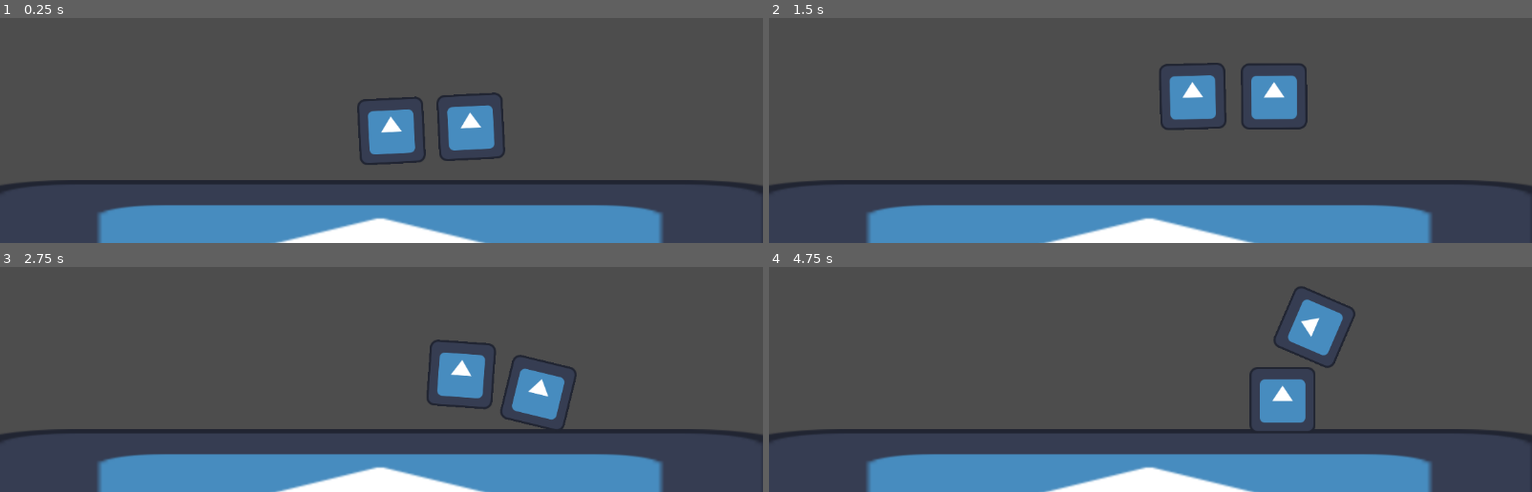
Above: before the commit, frames 1-4 (two rows, left to right).
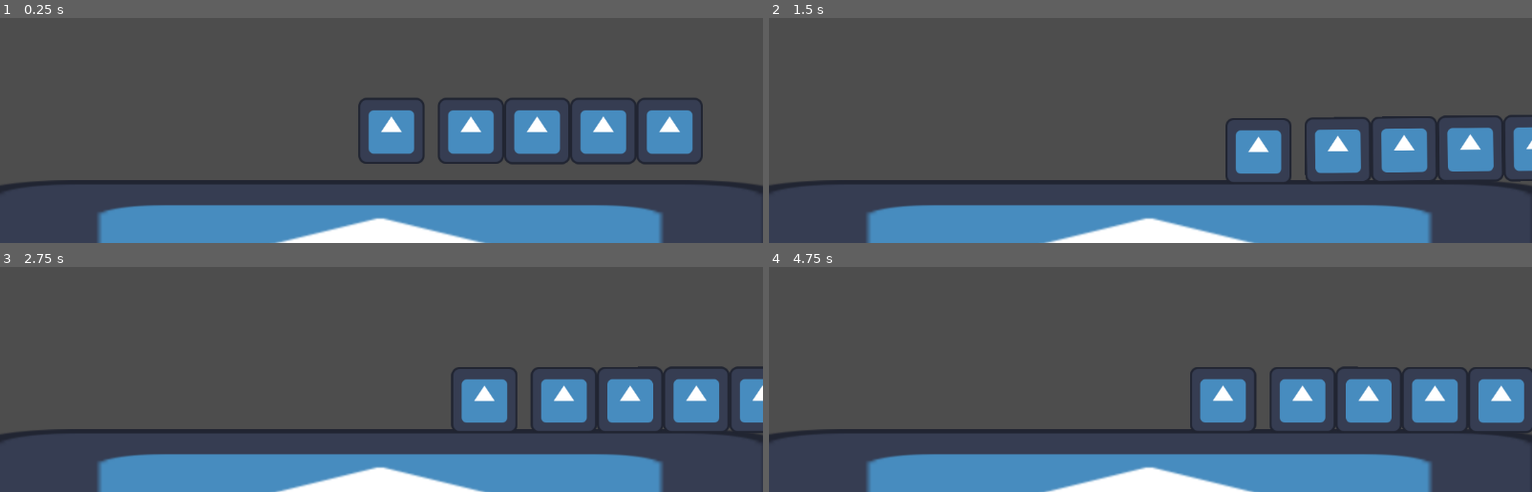
Above: after the commit, the same moments.

Repository: jkkivenko/james-gam-249
Game: Godot game, scene res://Scenes/jamess.tscn
The game is run twice, just before and just after one commit, with the same random seed, the same clock (stepped at 60 frames per second) and the same inputs. This scene is started directly instead of the project's main scene. The engine's default icon, where the game draws it, is replaced by a stand-in: a white triangle on a blue panel in a dark square.
Inputs:
- Up to frame 1 (0.25 s): no input
- Up to frame 2 (1.5 s): hold D (Move Right) 0.53-1.28 s; hold Right (Swing Clockwise) 0.53-1.28 s; tap Left (Swing Counterclockwise) at 0.8, 1.35 s; hold A (Move Left) from 1.28 s (still down)
- Up to frame 3 (2.75 s): tap Right (Swing Clockwise) at 1.55 s; release A (Move Left) at 2.03 s; hold D (Move Right) from 2.03 s (still down); hold Right (Swing Clockwise) from 2.03 s (still down); tap Left (Swing Counterclockwise) at 2.3 s
- Up to frame 4 (4.75 s): release Right (Swing Clockwise) at 2.78 s; tap Left (Swing Counterclockwise) at 2.85, 3.8, 4.35 s; tap Right (Swing Clockwise) at 3.05, 4.55 s; release D (Move Right) at 3.53 s; hold Right (Swing Clockwise) 3.53-4.28 s; hold A (Move Left) from 3.53 s (still down)

The runs differ from the first frame. In frame 1, 5.7% of the frame differs, in the area x 46-93%, y 33-66%; in frame 2, 9.5%, in the area x 51-100%, y 19-73%; in frame 3, 8.0%; in frame 4, 8.8%.

Commit message:
Add the ability to build your hammer

Diff:
--- /dev/null
+++ b/Scenes/block.tscn
@@ -0,0 +1,15 @@
+[gd_scene load_steps=4 format=3 uid="uid://dafcgwkvmg08y"]
+
+[ext_resource type="Script" uid="uid://cl1xu3it2xahs" path="res://Scripts/block.gd" id="1_ejx3s"]
+[ext_resource type="Texture2D" uid="uid://vsh53w0kddj4" path="res://icon.svg" id="2_8o1l4"]
+
+[sub_resource type="RectangleShape2D" id="RectangleShape2D_fsd7l"]
+size = Vector2(100, 100)
+
+[node name="Block" type="CollisionShape2D"]
+shape = SubResource("RectangleShape2D_fsd7l")
+script = ExtResource("1_ejx3s")
+
+[node name="Sprite2D" type="Sprite2D" parent="."]
+scale = Vector2(0.784, 0.784)
+texture = ExtResource("2_8o1l4")
--- /dev/null
+++ b/Scenes/component_entity.tscn
@@ -0,0 +1,6 @@
+[gd_scene load_steps=2 format=3 uid="uid://dfdxiw70602xd"]
+
+[ext_resource type="Script" uid="uid://ci0sy3jjqsvv1" path="res://Scripts/component_entity.gd" id="1_ottmd"]
+
+[node name="BlockEntity" type="RigidBody2D"]
+script = ExtResource("1_ottmd")
--- /dev/null
+++ b/Scenes/hammer.tscn
@@ -0,0 +1,42 @@
+[gd_scene load_steps=8 format=3 uid="uid://b81b7gfiot1ei"]
+
+[ext_resource type="Script" uid="uid://b8jlnpiwhkovb" path="res://Scripts/weapon_pivot.gd" id="1_010gp"]
+[ext_resource type="Texture2D" uid="uid://vsh53w0kddj4" path="res://icon.svg" id="2_l8gpf"]
+[ext_resource type="PackedScene" uid="uid://dafcgwkvmg08y" path="res://Scenes/block.tscn" id="2_nvmri"]
+[ext_resource type="Script" uid="uid://cl1xu3it2xahs" path="res://Scripts/block.gd" id="4_ry3hk"]
+
+[sub_resource type="PhysicsMaterial" id="PhysicsMaterial_itlcx"]
+friction = 0.1
+
+[sub_resource type="RectangleShape2D" id="RectangleShape2D_mb55d"]
+size = Vector2(100, 100)
+
+[sub_resource type="RectangleShape2D" id="RectangleShape2D_fsd7l"]
+size = Vector2(100, 100)
+
+[node name="Weapon" type="RigidBody2D"]
+mass = 2.1
+physics_material_override = SubResource("PhysicsMaterial_itlcx")
+script = ExtResource("1_010gp")
+components = Dictionary[Vector2i, PackedScene]({
+Vector2i(0, 0): ExtResource("2_nvmri"),
+Vector2i(1, 0): ExtResource("2_nvmri")
+})
+
+[node name="Hilt" type="CollisionShape2D" parent="."]
+position = Vector2(120, 0)
+shape = SubResource("RectangleShape2D_mb55d")
+
+[node name="HiltSprite" type="Sprite2D" parent="Hilt"]
+scale = Vector2(0.7813, 0.7813)
+texture = ExtResource("2_l8gpf")
+
+[node name="Block3" type="CollisionShape2D" parent="." instance=ExtResource("2_nvmri")]
+position = Vector2(220, 0)
+shape = SubResource("RectangleShape2D_fsd7l")
+script = ExtResource("4_ry3hk")
+
+[node name="Block4" type="CollisionShape2D" parent="." instance=ExtResource("2_nvmri")]
+position = Vector2(320, 0)
+shape = SubResource("RectangleShape2D_fsd7l")
+script = ExtResource("4_ry3hk")
--- a/Scenes/jamess.tscn
+++ b/Scenes/jamess.tscn
@@ -1,18 +1,14 @@
 [gd_scene load_steps=7 format=3 uid="uid://cr0vks3weya76"]
 
 [ext_resource type="Texture2D" uid="uid://vsh53w0kddj4" path="res://icon.svg" id="1_llrt7"]
-[ext_resource type="Script" uid="uid://b8jlnpiwhkovb" path="res://Scripts/weapon_pivot.gd" id="2_f8181"]
+[ext_resource type="Script" uid="uid://dvy0hwhhqi1oy" path="res://player_controller.gd" id="2_f8181"]
+[ext_resource type="PackedScene" uid="uid://b81b7gfiot1ei" path="res://Scenes/hammer.tscn" id="2_llrt7"]
+[ext_resource type="PackedScene" uid="uid://dafcgwkvmg08y" path="res://Scenes/block.tscn" id="4_fe7jn"]
 
 [sub_resource type="RectangleShape2D" id="RectangleShape2D_oy16b"]
 size = Vector2(1234, 191)
 
 [sub_resource type="RectangleShape2D" id="RectangleShape2D_x8gtn"]
-size = Vector2(100, 100)
-
-[sub_resource type="PhysicsMaterial" id="PhysicsMaterial_itlcx"]
-friction = 0.1
-
-[sub_resource type="RectangleShape2D" id="RectangleShape2D_mb55d"]
 size = Vector2(100, 100)
 
 [node name="Jamesscene" type="Node2D"]
@@ -29,7 +25,10 @@
 
 [node name="Player" type="RigidBody2D" parent="."]
 position = Vector2(591, 450)
-rotation = -0.051317
+lock_rotation = true
+script = ExtResource("2_f8181")
+movement_force_magnitude = 3000.0
+bonus_friction_force_magnitude = 1000.0
 
 [node name="CollisionShape2D" type="CollisionShape2D" parent="Player"]
 shape = SubResource("RectangleShape2D_x8gtn")
@@ -42,16 +41,10 @@
 node_a = NodePath("..")
 node_b = NodePath("../Weapon")
 
-[node name="Weapon" type="RigidBody2D" parent="Player"]
-mass = 0.1
-physics_material_override = SubResource("PhysicsMaterial_itlcx")
-script = ExtResource("2_f8181")
-
-[node name="Hilt" type="Sprite2D" parent="Player/Weapon"]
-position = Vector2(120, 0)
-scale = Vector2(0.7813, 0.7813)
-texture = ExtResource("1_llrt7")
-
-[node name="CollisionShape2D" type="CollisionShape2D" parent="Player/Weapon"]
-position = Vector2(120, 0)
-shape = SubResource("RectangleShape2D_mb55d")
+[node name="Weapon" parent="Player" instance=ExtResource("2_llrt7")]
+mass = 0.4
+components = Dictionary[Vector2i, PackedScene]({
+Vector2i(0, 0): ExtResource("4_fe7jn"),
+Vector2i(1, 0): ExtResource("4_fe7jn"),
+Vector2i(2, 0): ExtResource("4_fe7jn")
+})
--- /dev/null
+++ b/Scripts/block.gd
@@ -0,0 +1,5 @@
+## The space here coloured in BLANK!!!!!!!!!
+class_name Block extends HammerComponent
+
+## This object's mass in kgs
+@export var mass : float = 1.0
--- /dev/null
+++ b/Scripts/component_entity.gd
@@ -0,0 +1,16 @@
+@tool
+class_name ComponentEntity extends RigidBody2D
+
+@export var component_scene : PackedScene:
+	set(new):
+		component_scene = new
+		call_deferred("instantiate_component")
+
+func instantiate_component():
+	for child in get_children():
+		if child is HammerComponent:
+			child.queue_free()
+	if component_scene:
+		var component : HammerComponent = component_scene.instantiate()
+		add_child(component)
+		component.owner = self
--- /dev/null
+++ b/Scripts/hammer_component.gd
@@ -0,0 +1,4 @@
+class_name HammerComponent extends CollisionShape2D
+
+@export_flags("Top", "Right", "Bottom", "Left")
+var attachment_points
--- a/Scripts/weapon_pivot.gd
+++ b/Scripts/weapon_pivot.gd
@@ -1,13 +1,33 @@
+@tool
 class_name WeaponPivot extends RigidBody2D
 
 ## How much force the weapon rotates with.
 @export var shwing_force : float = 200000
 ## Revs per sex
 @export var max_rotation_speed : float = 2
+## Key: a location in the tool. Value: What item is at that location
+@export var components : Dictionary[Vector2i, PackedScene]:
+	set(new):
+		components = new
+		call_deferred("instantiate_components")
 
-func _process(_delta):
-	var current_rps = angular_velocity / (2 * PI)
-	if Input.is_action_pressed("Swing Clockwise") and current_rps < max_rotation_speed:
-		apply_torque(shwing_force)
-	elif Input.is_action_pressed("Swing Counterclockwise") and -current_rps < max_rotation_speed:
-		apply_torque(-shwing_force)
+func _physics_process(_delta):
+	if !Engine.is_editor_hint():
+		var current_rps = angular_velocity / (2 * PI)
+		if Input.is_action_pressed("Swing Clockwise") and current_rps < max_rotation_speed:
+			apply_torque(shwing_force)
+		elif Input.is_action_pressed("Swing Counterclockwise") and -current_rps < max_rotation_speed:
+			apply_torque(-shwing_force)
+
+func instantiate_components():
+	for child in get_children():
+		if child is HammerComponent:
+			child.queue_free()
+		mass = 0.1
+	for location in components.keys():
+		var component : HammerComponent = components[location].instantiate()
+		add_child(component, true)
+		component.owner = self
+		# Place it at the hilt position plus its position (defaulting to 1,0) times 100 pixels because
+		component.position = $Hilt.position + Vector2(100 * (location + Vector2i(1,0)))
+		mass += component.mass * 0.1
--- /dev/null
+++ b/block_entity.tscn
@@ -0,0 +1,5 @@
+[gd_scene load_steps=2 format=3 uid="uid://budjfnslycar6"]
+
+[ext_resource type="PackedScene" uid="uid://dfdxiw70602xd" path="res://Scenes/component_entity.tscn" id="1_jf8by"]
+
+[node name="ComponentEntity" instance=ExtResource("1_jf8by")]
